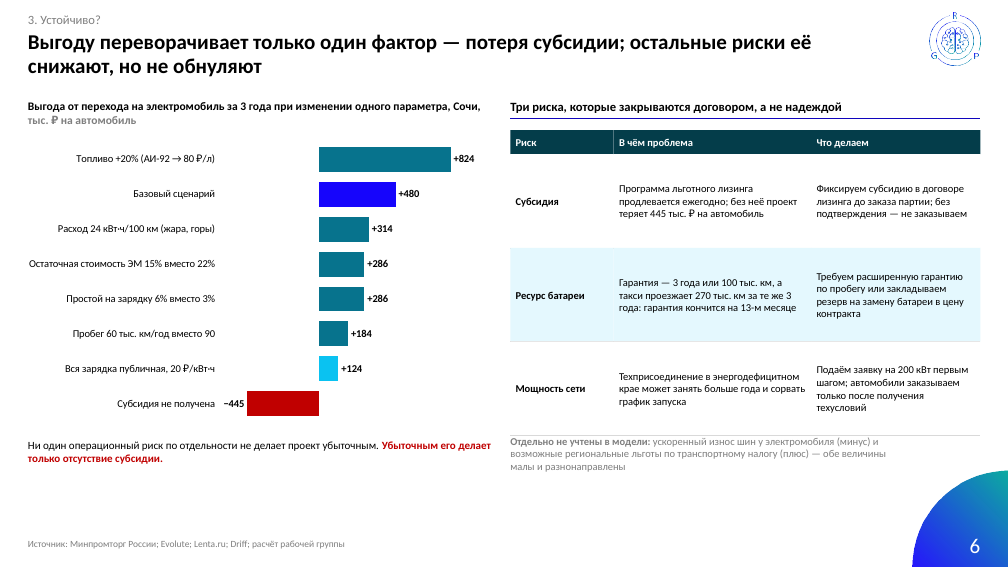
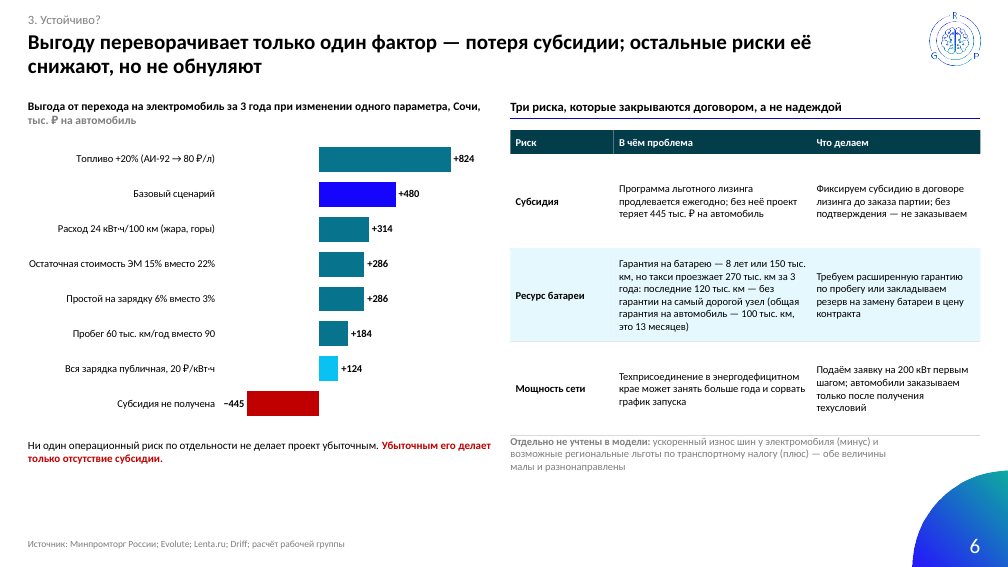
Before and after one commit to caesart966-web/first_reposirtory, a slide deck: slide 6 of taxi-ev-sochi/output/Электромобили_в_таксопарке_Сочи.pptx. Drawn at 1008x567 pixels with LibreOffice and Linux fonts; fonts in the diff are those of the drawing. Boxes give left, top, right and bottom in pixels: in the first picture for what was removed or moved away, otherwise in the second. Text is boxed around its words. In the diff, an @@ line names an element or a change of style, - is before the commit and + after.

```diff
--- a/taxi-ev-sochi/output/Электромобили_в_таксопарке_Сочи.pptx
+++ b/taxi-ev-sochi/output/Электромобили_в_таксопарке_Сочи.pptx
@@ text in rectangle at (619,260,806,332): text changed @@
-Гарантия — 3 года или 100 тыс. км, а такси проезжает 270 тыс. км за те же 3 года: гарантия кончится на 13-м месяце
+Гарантия на батарею — 8 лет или 150 тыс. км, но такси проезжает 270 тыс. км за 3 года: последние 120 тыс. км — без гарантии на самый дорогой узел (общая гарантия на автомобиль — 100 тыс. км, это 13 месяцев)
```
Also in this commit, not shown: 3 other slides changed, 5 other files.
